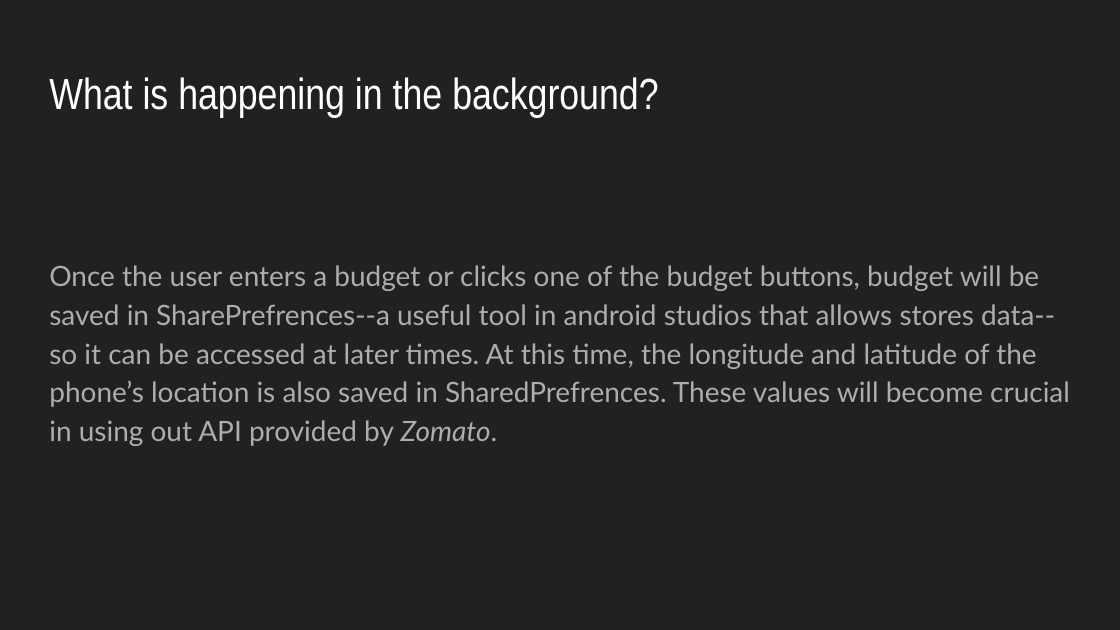
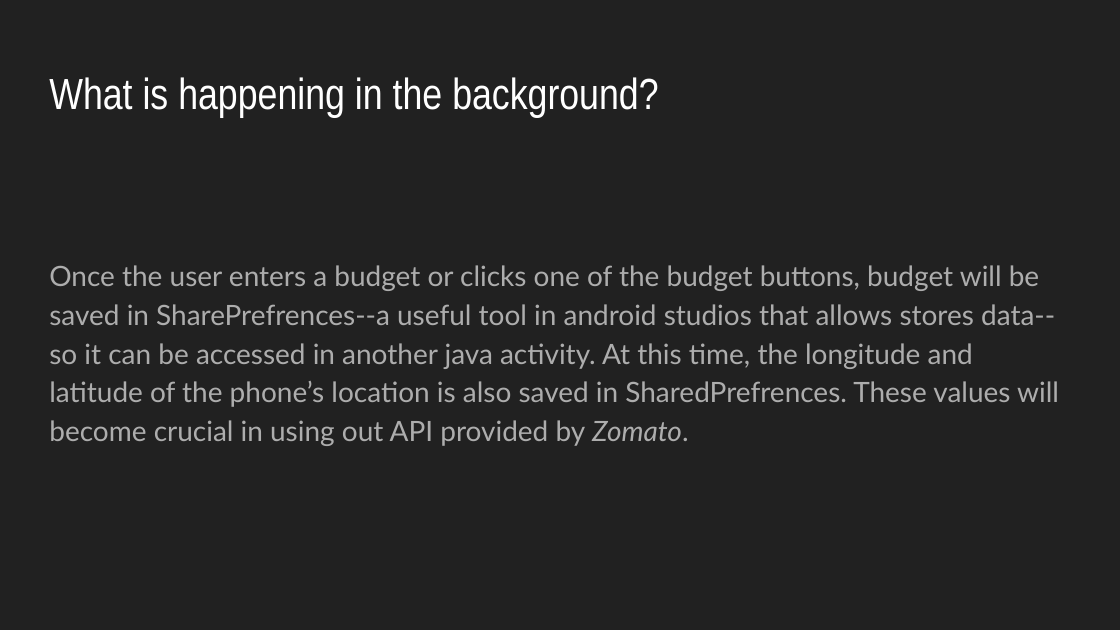
Before and after one commit to davidabadi/cheapskate, a slide deck: slide 6 of ProjectArchitecture.pptx. Drawn at 1120x630 pixels with LibreOffice and Linux fonts; fonts in the diff are those of the drawing. Boxes give left, top, right and bottom in pixels: in the first picture for what was removed or moved away, otherwise in the second. Text is boxed around its words. In the diff, an @@ line names an element or a change of style, - is before the commit and + after.

```diff
--- a/ProjectArchitecture.pptx
+++ b/ProjectArchitecture.pptx
@@ text at (x1=49, y1=265, x2=1059, y2=446): text changed @@
-Once the user enters a budget or clicks one of the budget buttons, budget will be saved in SharePrefrences--a useful tool in android studios that allows stores data--so it can be accessed at later times. At this time, the longitude and latitude of the phone’s location is also saved in SharedPrefrences. These values will become crucial in using out API provided by Zomato.
+Once the user enters a budget or clicks one of the budget buttons, budget will be saved in SharePrefrences--a useful tool in android studios that allows stores data--so it can be accessed in another java activity. At this time, the longitude and latitude of the phone’s location is also saved in SharedPrefrences. These values will become crucial in using out API provided by Zomato.
```
Also in this commit, not shown: 4 other slides changed.
